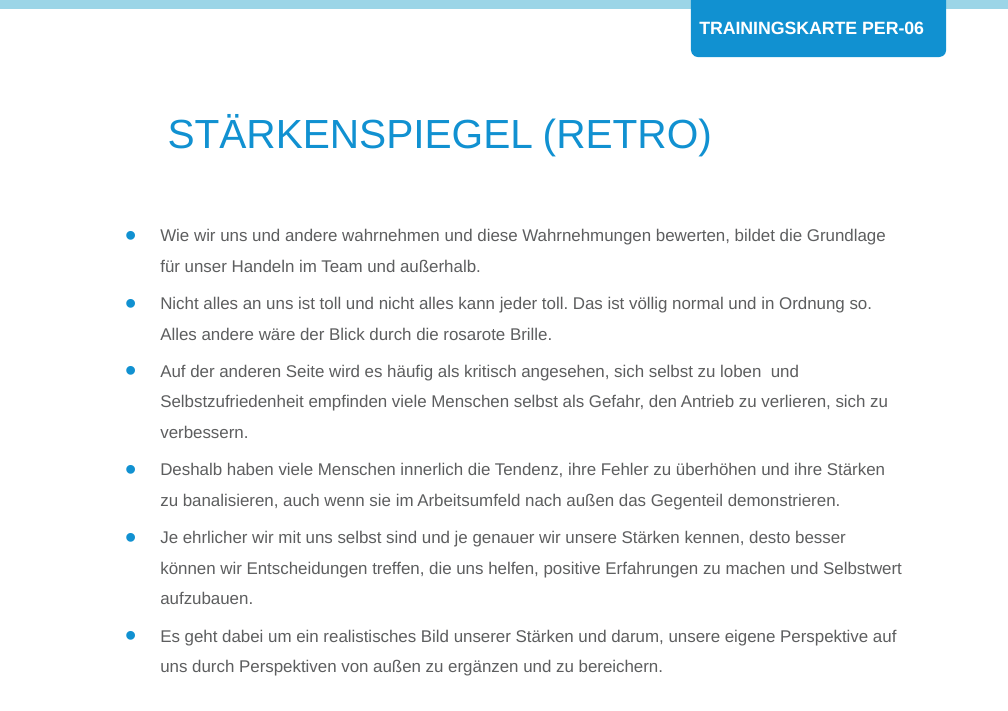
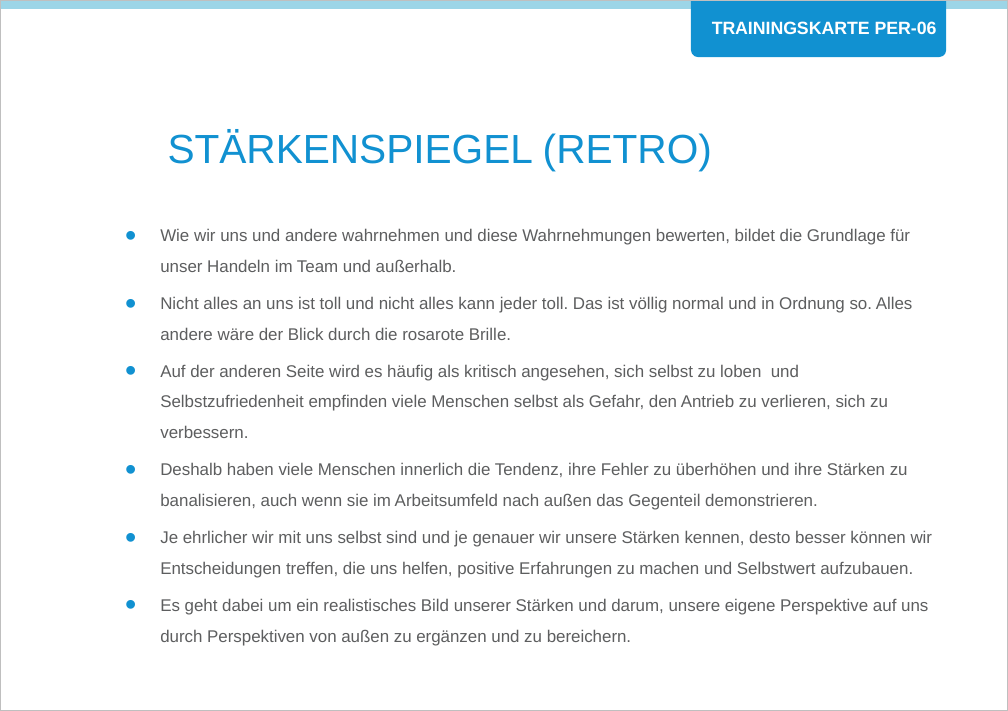
Before and after one commit to Teamtool/training-materials, a slide deck: slide 1 of agile moves/Perception (PER)/ger_PER_06_Staerkenspiegel_Retro.pptx. Drawn at 1008x711 pixels with LibreOffice and Linux fonts; fonts in the diff are those of the drawing; background and template pictures are left out. Boxes give left, top, right and bottom in pixels: in the first picture for what was removed or moved away, otherwise in the second. Text is boxed around its words. In the diff, an @@ line names an element or a change of style, - is before the commit and + after.

```diff
--- a/agile moves/Perception (PER)/ger_PER_06_Staerkenspiegel_Retro.pptx
+++ b/agile moves/Perception (PER)/ger_PER_06_Staerkenspiegel_Retro.pptx
@@ rectangle added at (x1=0, y1=0, x2=1008, y2=711), outline #BFBFBF 0.75 pt @@
@@ text "TRAININGSKARTE PER-06" moved from (x1=699, y1=21, x2=924, y2=34) to (x1=712, y1=21, x2=937, y2=34) @@
@@ title "STÄRKENSPIEGEL (RETRO)" moved from (x1=168, y1=116, x2=712, y2=156) to (x1=168, y1=131, x2=712, y2=171) @@
@@ text "Wie wir uns und andere ..." rewrapped from (x1=160, y1=228, x2=902, y2=676) to (x1=160, y1=228, x2=933, y2=615) @@
```
Also in this commit, not shown: 1 other slide changed, 3 other files.
